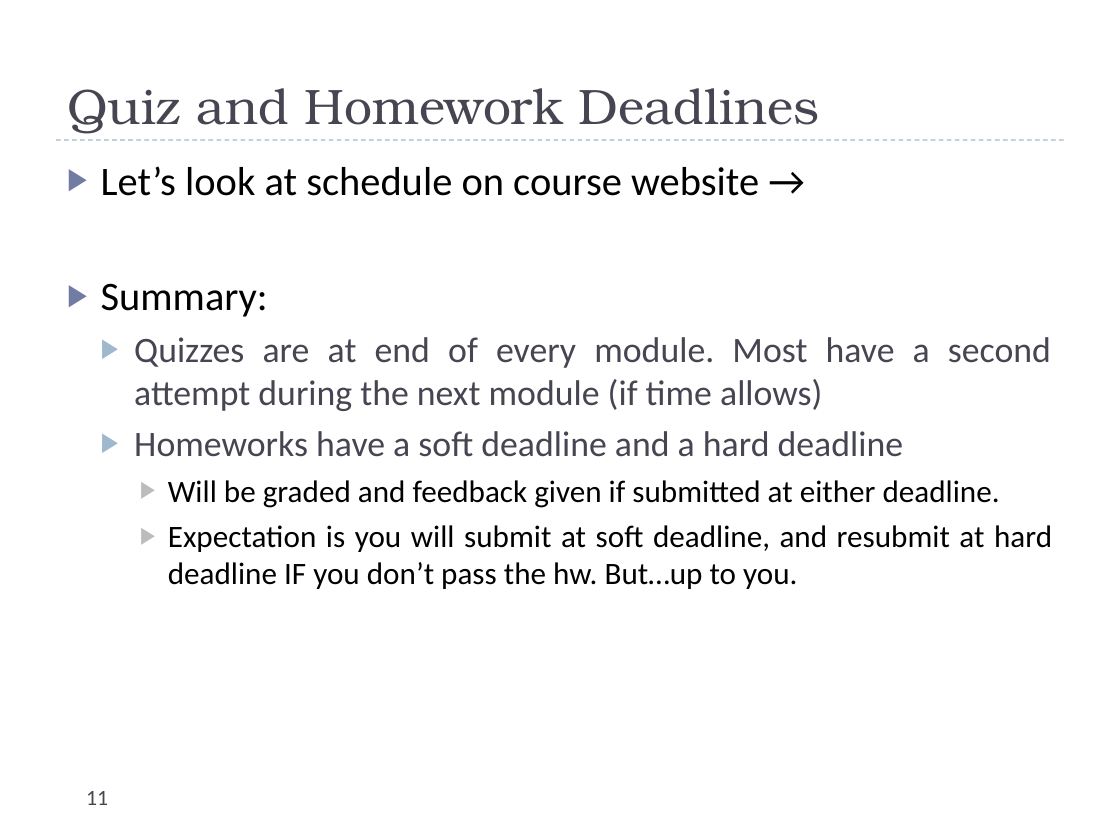
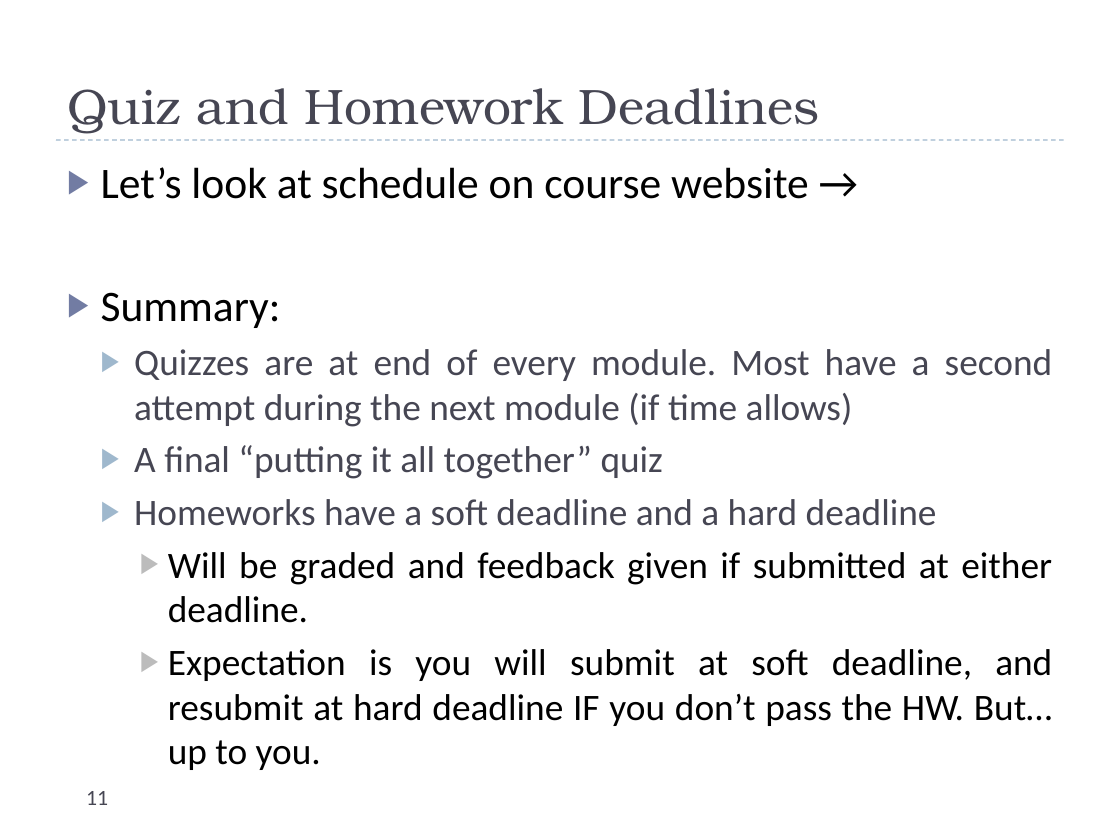
Before and after one commit to uva-cs/cs4102-f21, a slide deck: slide 11 of slides/courseintroduction.pptx. Drawn at 1120x840 pixels with LibreOffice and Linux fonts; fonts in the diff are those of the drawing. Boxes give left, top, right and bottom in pixels: in the first picture for what was removed or moved away, otherwise in the second. Text is boxed around its words. In the diff, an @@ line names an element or a change of style, - is before the commit and + after.

```diff
--- a/slides/courseintroduction.pptx
+++ b/slides/courseintroduction.pptx
@@ text at [101, 167, 1053, 623]: size 26 to 28 pt in "Let’s look at schedule on course website ...", "Summary:"; size 23 to 24 pt in "Quizzes are at end of every module. ...", "Homeworks have a soft deadline and a ..."; size 20 to 24 pt in "Will be graded and feedback given if ..." @@
@@ text at [134, 445, 663, 479]: paragraph added @@
+  ▶ A final “putting it all together” quiz
@@ text at [168, 649, 1052, 770]: text changed; size 20 to 24 pt @@
-    ▶ Expectation is you will submit at soft deadline, and resubmit at hard deadline IF you don’t pass the hw. But…up to you.
+    ▶ Expectation is you will submit at soft deadline, and resubmit at hard deadline IF you don’t pass the HW. But…up to you.
```
Also in this commit, not shown: 5 other slides changed, 2 slides added.
